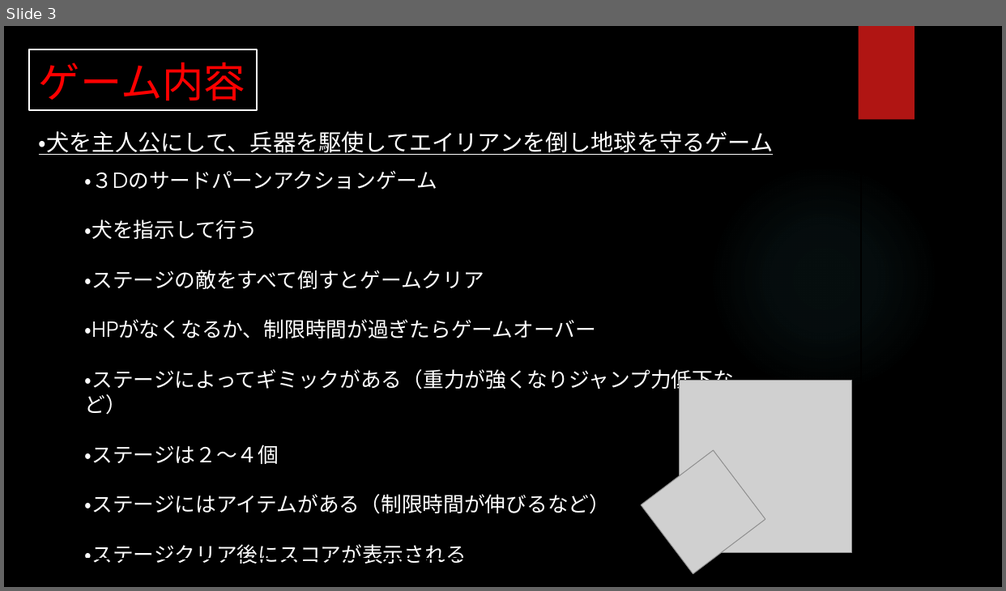
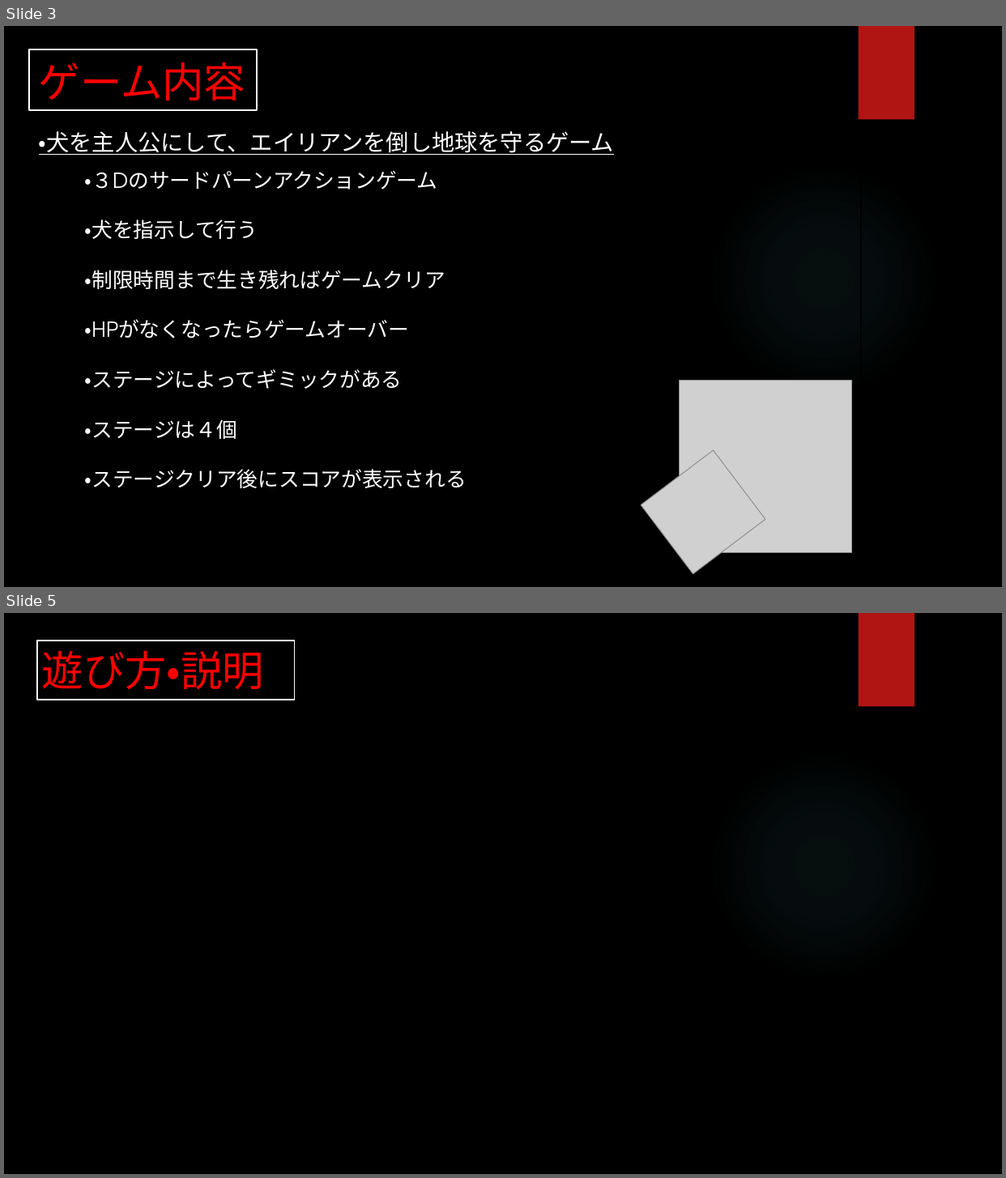
Before and after one commit to aporo1219/CreateDOG, a slide deck: ゲーム制作企画書.pptx. Shown one above the other, each under a label of ours: slide 3 before the commit, slides 3 and 5 after it; the slides between them are not shown. The pictures are 1006x591 and 1006x1178 pixels, drawn with LibreOffice and Linux fonts; fonts in the diff are those of the drawing; grey boxes stand for pictures; background and template pictures are left out. Boxes give left, top, right and bottom in pixels: in the first picture for what was removed or moved away, otherwise in the second. Text is boxed around its words. In the diff, an @@ line names an element or a change of style, - is before the commit and + after.

```diff
--- a/ゲーム制作企画書.pptx
+++ b/ゲーム制作企画書.pptx
@@ slide 5 added at (x1=4, y1=613, x2=1002, y2=1174), background picture (left out); not listed: 2 template elements that a slide beside it also shows @@
@@ rectangle added at (x1=37, y1=641, x2=295, y2=700), outline #FFFFFF 1.5 pt @@
@@ text added at (x1=42, y1=650, x2=264, y2=690), 40 pt, text #FF0000 @@
+遊び方・説明
@@ slide 3 changed as well @@
@@ text at (x1=39, y1=131, x2=614, y2=155): text changed @@
-・犬を主人公にして、兵器を駆使してエイリアンを倒し地球を守るゲーム
+・犬を主人公にして、エイリアンを倒し地球を守るゲーム
@@ text at (x1=85, y1=270, x2=445, y2=439): text changed @@
-・ステージの敵をすべて倒すとゲームクリア
-・HPがなくなるか、制限時間が過ぎたらゲームオーバー
-・ステージによってギミックがある（重力が強くなりジャンプ力低下など）
-・ステージは２～４個
-・ステージにはアイテムがある（制限時間が伸びるなど）
+・制限時間まで生き残ればゲームクリア
+・HPがなくなったらゲームオーバー
+・ステージによってギミックがある
+・ステージは４個
```
Also in this commit, not shown: 2 other slides changed, 1 other slide added, 1 slide removed, 2 other files.
